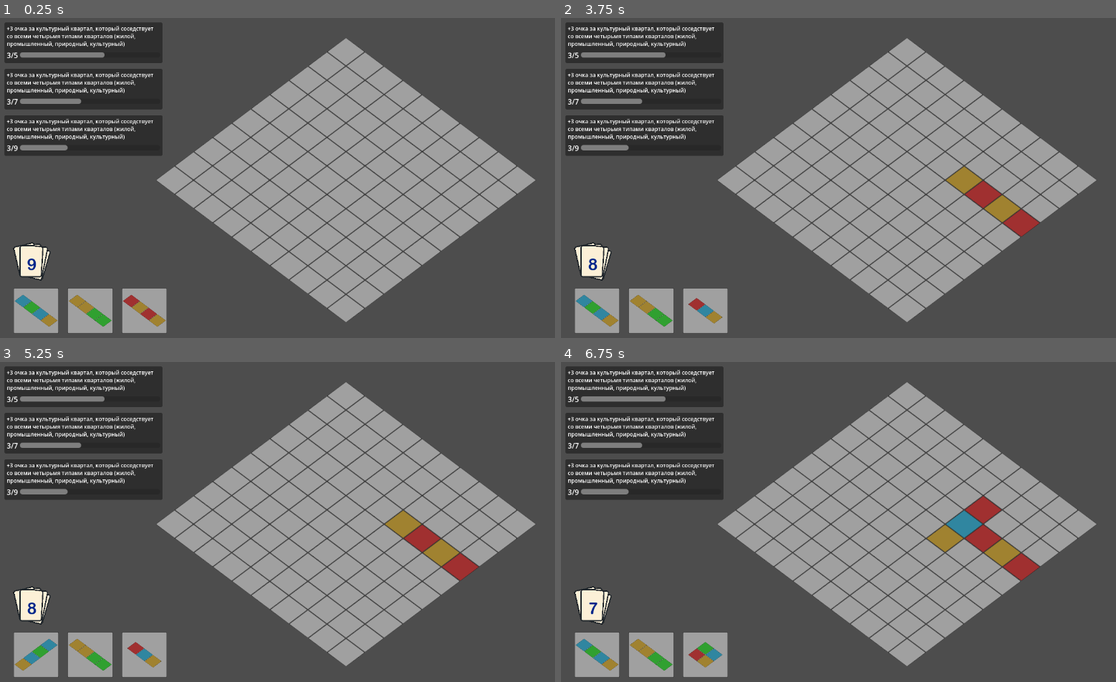
Above: before the commit, frames 1-4 (two rows, left to right).
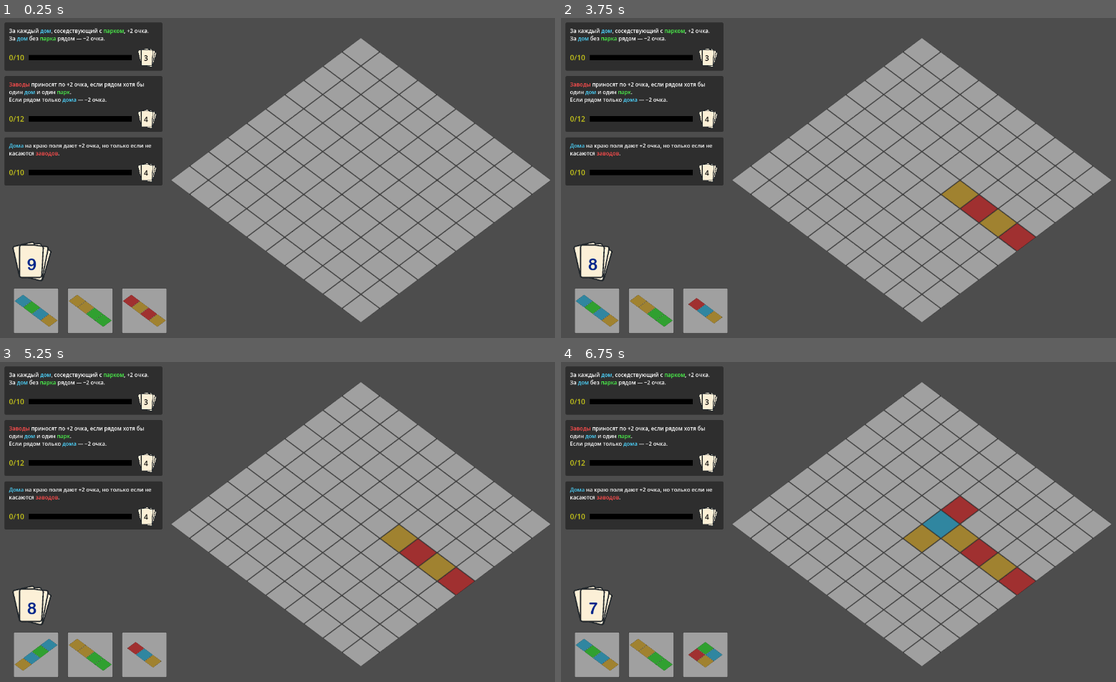
Above: after the commit, the same moments.

Repository: Suruks/Deck-and-Districts-Godot
Game: Godot game, scene res://main.tscn
Two runs of this game, one before a commit and one after it. Both use one fixed random seed, a clock stepped at 60 frames per second and the inputs below.
Inputs (mouse positions are in pixels of both pictures, inside the frame that each line leads up to):
- Up to frame 1 (0.25 s): no input
- Up to frame 2 (3.75 s): tap Enter at 0.5, 2, 3.5 s; move the mouse to (599, 309) at 0.52 s; tap R every 0.75 s from 0.6 to 3.6 s; click (599, 309) at 0.67 s; tap Space at 1.25, 2.75 s; move the mouse to (649, 309) at 1.27 s; click (649, 309) at 1.42 s; move the mouse to (705, 309) at 2.02 s; click (705, 309) at 2.17 s; move the mouse to (816, 245) at 2.77 s; click (816, 245) at 2.92 s; move the mouse to (1021, 229) at 3.52 s; click (1021, 229) at 3.67 s
- Up to frame 3 (5.25 s): tap Space at 4.25 s; move the mouse to (38, 653) at 4.27 s; tap R at 4.35, 5.1 s; click (38, 653) at 4.42 s; move the mouse to (88, 653) at 5.02 s; click (88, 653) at 5.17 s
- Up to frame 4 (6.75 s): move the mouse to (705, 653) at 5.77 s; tap R at 5.85, 6.6 s; click (705, 653) at 5.92 s; move the mouse to (971, 509) at 6.52 s; click (971, 509) at 6.67 s

The runs differ from the first frame. In frame 1, 18% of the frame differs, in the area x 0-100%, y 2-96%; in frame 2, 20%; in frame 3, 20%; in frame 4, 20%.

Commit message:
quest ui changes

Diff:
--- /dev/null
+++ b/QuestDeck.gd
@@ -0,0 +1,68 @@
+class_name QuestDeck
+extends Resource
+
+var quests: Array[Quest] = []
+
+var block_colors = {
+	"residential": Color(0.3, 0.837, 1.0),
+	"industrial": Color(1.0, 0.3, 0.3),
+	"nature": Color(0.3, 1.0, 0.3),
+	"culture": Color(1.0, 0.813, 0.3)
+}
+
+func init_quests():
+	quests.clear()
+
+	# 1 — Город в зелени
+	var q1 = Quest.new()
+	q1.description = "За каждый [color=#4DD5FF]дом[/color], соседствующий с [color=#4DFF4D]парком[/color], +2 очка. За [color=#4DD5FF]дом[/color] без [color=#4DFF4D]парка[/color] рядом — −2 очка."
+	q1.reward_cards = 3
+	q1.target_progress = 10
+	q1.current_progress = 0
+	quests.append(q1)
+
+	# 2 — Баланс индустрии
+	var q2 = Quest.new()
+	q2.description = "[color=#FF4D4D]Заводы[/color] приносят по +2 очка, если рядом хотя бы один [color=#4DD5FF]дом[/color] и один [color=#4DFF4D]парк[/color]. \nЕсли рядом только [color=#4DD5FF]дома[/color] — −2 очка."
+	q2.reward_cards = 4
+	q2.target_progress = 12
+	q2.current_progress = 0
+	quests.append(q2)
+
+	# 3 — Комфортные окраины
+	var q3 = Quest.new()
+	q3.description = "[color=#4DD5FF]Дома[/color] на краю поля дают +2 очка, но только если не касаются [color=#FF4D4D]заводов[/color]."
+	q3.reward_cards = 4
+	q3.target_progress = 10
+	q3.current_progress = 0
+	quests.append(q3)
+
+	# 4 — Сердце культуры
+	var q4 = Quest.new()
+	q4.description = "Получай +3 очка за каждый [color=#FFD04D]культурный[/color] блок, соседствующий со всеми 4-мя видами кварталов."
+	q4.reward_cards = 6
+	q4.target_progress = 15
+	q4.current_progress = 0
+	quests.append(q4)
+
+	# 5 — Пояс жизни
+	var q5 = Quest.new()
+	q5.description = "Получай +4 очка за каждую цепочку из 4 клеток, где чередуются [color=#4DFF4D]природные[/color] и [color=#4DD5FF]жилые[/color] блоки."
+	q5.reward_cards = 3
+	q5.target_progress = 12
+	q5.current_progress = 0
+	quests.append(q5)
+
+	# 6 — Душа города
+	var q6 = Quest.new()
+	q6.description = "Построй цепочку из 8 [color=#FFD04D]культурных[/color] блоков, соединённых по соседству."
+	q6.reward_cards = 6
+	q6.target_progress = 8
+	q6.current_progress = 0
+	quests.append(q6)
+
+
+func draw_quest() -> Quest:
+	if quests.size() == 0:
+		return null
+	return quests.pop_front()
--- a/QuestUI.tscn
+++ b/QuestUI.tscn
@@ -1,46 +1,78 @@
-[gd_scene load_steps=2 format=3 uid="uid://qbh7ksafhqak"]
+[gd_scene load_steps=5 format=3 uid="uid://qbh7ksafhqak"]
 
 [ext_resource type="Script" uid="uid://b2ead104ruhiy" path="res://quest_ui.gd" id="1_vh80s"]
+[ext_resource type="Texture2D" uid="uid://bp5nnu6p6uawh" path="res://deck.png" id="2_582tu"]
 
-[node name="QuestUI" type="Control"]
-layout_mode = 3
-anchors_preset = 0
+[sub_resource type="StyleBoxFlat" id="StyleBoxFlat_vh80s"]
+bg_color = Color(0, 0, 0, 1)
+
+[sub_resource type="StyleBoxFlat" id="StyleBoxFlat_582tu"]
+bg_color = Color(0.7607843, 0.75686276, 0.105882354, 1)
+
+[node name="QuestUI" type="VBoxContainer"]
+custom_minimum_size = Vector2(350, 0)
 script = ExtResource("1_vh80s")
 
 [node name="Panel" type="Panel" parent="."]
-layout_mode = 1
-offset_right = 350.0
-offset_bottom = 60.0
+layout_mode = 2
 
 [node name="MarginContainer" type="MarginContainer" parent="Panel"]
 layout_mode = 1
 offset_right = 350.0
 offset_bottom = 89.0
-theme_override_constants/margin_left = 5
-theme_override_constants/margin_top = 5
-theme_override_constants/margin_right = 5
-theme_override_constants/margin_bottom = 5
+theme_override_constants/margin_left = 10
+theme_override_constants/margin_top = 10
+theme_override_constants/margin_right = 10
+theme_override_constants/margin_bottom = 10
 
 [node name="VBoxContainer" type="VBoxContainer" parent="Panel/MarginContainer"]
 layout_mode = 2
-theme_override_constants/separation = 6
+theme_override_constants/separation = 10
 
 [node name="LabelDescription" type="RichTextLabel" parent="Panel/MarginContainer/VBoxContainer"]
-custom_minimum_size = Vector2(300, 50)
+custom_minimum_size = Vector2(0, 20)
 layout_mode = 2
 size_flags_vertical = 2
+theme_override_font_sizes/normal_font_size = 12
 scroll_active = false
 autowrap_mode = 2
 
 [node name="HBoxContainer" type="HBoxContainer" parent="Panel/MarginContainer/VBoxContainer"]
 layout_mode = 2
+theme_override_constants/separation = 10
+alignment = 1
 
 [node name="LabelProgress" type="Label" parent="Panel/MarginContainer/VBoxContainer/HBoxContainer"]
 layout_mode = 2
+theme_override_colors/font_color = Color(0.7607843, 0.75686276, 0.105882354, 1)
 vertical_alignment = 1
 
 [node name="ProgressBar" type="ProgressBar" parent="Panel/MarginContainer/VBoxContainer/HBoxContainer"]
 custom_minimum_size = Vector2(0, 12)
 layout_mode = 2
 size_flags_vertical = 4
+theme_override_constants/outline_size = 1
+theme_override_styles/background = SubResource("StyleBoxFlat_vh80s")
+theme_override_styles/fill = SubResource("StyleBoxFlat_582tu")
 show_percentage = false
+
+[node name="RewardSprite" type="TextureRect" parent="Panel/MarginContainer/VBoxContainer/HBoxContainer"]
+texture_filter = 2
+layout_mode = 2
+texture = ExtResource("2_582tu")
+expand_mode = 2
+
+[node name="RewardLabel" type="Label" parent="Panel/MarginContainer/VBoxContainer/HBoxContainer/RewardSprite"]
+layout_mode = 1
+anchors_preset = 4
+anchor_top = 0.5
+anchor_bottom = 0.5
+offset_left = 13.0
+offset_top = -11.5
+offset_right = 32.5
+offset_bottom = 11.5
+grow_vertical = 2
+theme_override_colors/font_color = Color(0, 0, 0, 1)
+text = "10"
+horizontal_alignment = 1
+vertical_alignment = 1
--- /dev/null
+++ b/input.gd
@@ -0,0 +1,116 @@
+extends Node
+
+signal card_placed()
+signal card_rotated()
+
+var main_ref: Node = null
+var tile_width := 128
+var tile_height := 96
+var grid_size := 10
+var ghost_tiles := []
+
+# --- Ввод ---
+func _input(event):
+	if main_ref == null:
+		return
+
+	if event is InputEventKey and event.pressed:
+		if event.keycode == Key.KEY_R and main_ref.selected_card:
+			main_ref.selected_card.rotate_90()
+			update_preview()
+			card_rotated.emit()
+
+	elif event is InputEventMouseMotion and main_ref.selected_card:
+		update_preview()
+
+	elif event is InputEventMouseButton and event.pressed:
+		if event.button_index == MouseButton.MOUSE_BUTTON_LEFT and main_ref.selected_card:
+			var cell = get_hovered_cell()
+			if cell != null:
+				place_card_on_grid(cell)
+
+# --- Размещение карты ---
+func place_card_on_grid(cell_coords: Vector2):
+	var selected_card = main_ref.selected_card
+	if selected_card == null:
+		return
+
+	# Проверка, помещается ли карта в сетку
+	for i in range(selected_card.blocks.size()):
+		var bpos = selected_card.blocks[i] + cell_coords
+		if bpos.x < 0 or bpos.y < 0 or bpos.x >= grid_size or bpos.y >= grid_size:
+			print("❌ Не хватает места для размещения карты")
+			return
+
+	# Размещение блоков
+	for i in range(selected_card.blocks.size()):
+		var bpos = selected_card.blocks[i] + cell_coords
+		main_ref.grid[bpos.y][bpos.x] = selected_card.block_types[i]
+		main_ref.update_tile_visual(bpos.x, bpos.y)
+
+	# Удаляем карту из руки
+	main_ref.hand_script.remove_selected_card()
+
+	# Берём новую карту из колоды
+	var new_card = main_ref.deck.draw_card()
+	if new_card != null:
+		main_ref.hand_script.add_card(new_card)
+
+	# Обновляем лейбл
+	main_ref.deck_label.text = str(main_ref.deck.cards.size())
+
+	# Очистка состояния
+	main_ref.selected_card = null
+	main_ref.selected_card_index = -1
+	clear_preview()
+	card_placed.emit()
+
+# --- Предпросмотр ---
+func update_preview():
+	var cell = get_hovered_cell()
+	if cell != null:
+		show_preview(cell)
+	else:
+		clear_preview()
+
+func show_preview(cell_coords: Vector2):
+	clear_preview()
+	if main_ref.selected_card == null:
+		return
+
+	for i in range(main_ref.selected_card.blocks.size()):
+		var bpos = main_ref.selected_card.blocks[i] + cell_coords
+		if bpos.x < 0 or bpos.y < 0 or bpos.x >= grid_size or bpos.y >= grid_size:
+			continue
+		var ghost = Sprite2D.new()
+		ghost.texture = main_ref.tile_texture
+		ghost.centered = true
+		ghost.position = grid_to_screen(bpos.x, bpos.y)
+		ghost.modulate = main_ref.block_colors.get(main_ref.selected_card.block_types[i], Color.WHITE)
+		ghost.modulate.a = 1.0
+		main_ref.add_child(ghost)
+		ghost_tiles.append(ghost)
+
+func clear_preview():
+	for g in ghost_tiles:
+		g.queue_free()
+	ghost_tiles.clear()
+
+# --- Наведение ---
+func get_hovered_cell():
+	var mouse_pos = main_ref.get_viewport().get_camera_2d().get_global_mouse_position()
+	for y in range(grid_size):
+		for x in range(grid_size):
+			if point_in_rhomb(mouse_pos, main_ref.grid_nodes[y][x].position):
+				return Vector2(x, y)
+	return null
+
+func point_in_rhomb(point: Vector2, center: Vector2) -> bool:
+	var local = point - center
+	var dx = abs(local.x) / (tile_width / 2)
+	var dy = abs(local.y) / (tile_height / 2)
+	return dx + dy <= 1
+
+# --- Преобразование координат ---
+func grid_to_screen(x, y):
+	return Vector2((x - y) * tile_width / 2, (x + y) * tile_height / 2)
--- a/main.gd
+++ b/main.gd
@@ -2,6 +2,7 @@
 
 @onready var hand_script: Hand = $CanvasLayer/HandContainer as Hand
 @onready var deck: Deck = Deck.new()
+@onready var quest_deck: QuestDeck = QuestDeck.new()
 
 # --- Параметры сетки ---
 var grid_size = 10
@@ -52,19 +53,19 @@
 	cam.zoom = Vector2(0.66, 0.66)
 	add_child(cam)
 	cam.make_current()
-	cam.position = grid_to_screen(grid_size/2 - 0.5, grid_size/2 - 0.5) + Vector2(-200, 0)
+	cam.position = grid_to_screen(grid_size/2 - 0.5, grid_size/2 - 0.5) + Vector2(-250, 0)
 
 	# --- Генерация руки ---
 	setup_hand()
 
 	setup_quests()
 
-		# --- Спрайт колоды ---
+	# --- Спрайт колоды ---
 	deck_sprite = Sprite2D.new()
 	deck_sprite.texture = preload("res://deck.png")
 	$CanvasLayer.add_child(deck_sprite)
 	deck_sprite.position = Vector2(70, get_viewport_rect().size.y - 180) # над рукой
-	deck_sprite.scale = Vector2(0.12, 0.12)
+	deck_sprite.scale = Vector2(0.5, 0.5)
 
 	# --- Лейбл с количеством карт ---
 	deck_label = Label.new()
@@ -79,23 +80,40 @@
 	deck_label.position = Vector2(60, get_viewport_rect().size.y - 195)
 	deck_label.modulate = Color(0.0, 0.145, 0.541, 1.0)
 
+	var input_node = preload("res://input.gd").new()
+	add_child(input_node)
+	input_node.main_ref = self
+	input_node.grid_size = grid_size
+	input_node.tile_width = tile_width
+	input_node.tile_height = tile_height
+
+	# Квесты
+	quest_deck.init_quests()
+	setup_quests()
+
+
 @onready var active_quests_container: VBoxContainer = $CanvasLayer/MarginContainer/ActiveQuests
 @export var quest_ui_scene: PackedScene = preload("res://QuestUI.tscn")
 
 var active_quests: Array = []
 
+func _on_card_rotate_requested():
+	if selected_card:
+		selected_card.rotate_90()
+		self.input_node.update_preview()
+
 func create_quest_ui(quest: Quest) -> Control:
-	var panel_instance = quest_ui_scene.instantiate()  # QuestUI с Panel внутри
-	var label = panel_instance.get_node("Panel/VBoxContainer/LabelDescription")
+	var panel_instance = quest_ui_scene.instantiate()
+	var label: RichTextLabel = panel_instance.get_node("Panel/VBoxContainer/LabelDescription")
 
-	label.text = quest.description
+	label.bbcode_enabled = true
+	label.bbcode_text = quest.description
 	label.autowrap_mode = TextServer.AUTOWRAP_WORD
-	label.add_theme_font_size_override("font_size", 14)
+	label.fit_content = true
 
-	# Принудительно обновляем Layout, чтобы Label посчитал размер
-	panel_instance.call_deferred("_update_size")  # реализуем внутри QuestUI
+	panel_instance.call_deferred("_update_size")
+	return panel_instance
 
-	return panel_instance
 
 
 func setup_quests():
@@ -103,18 +121,18 @@
 	for child in active_quests_container.get_children():
 		child.queue_free()
 
+	# Берём 3 квеста из колоды
 	for i in range(3):
-		var q = Quest.new()
-		q.description = "[font_size=12]+3 очка за культурный квартал, который соседствует со всеми четырьмя типами кварталов (жилой, промышленный, природный, культурный)[/font_size]"
-		q.reward_cards = 1 + i
-		q.current_progress = 3
-		q.target_progress = 5 + i * 2
+		var q = quest_deck.draw_quest()
+		if q == null:
+			break
 		active_quests.append(q)
 
 		var ui = quest_ui_scene.instantiate()
 		ui.quest = q
 		active_quests_container.add_child(ui)
-		ui.call_deferred("update_ui")  # вместо await
+		ui.call_deferred("update_ui")
+
 
 # --- Генерация руки ---
 func setup_hand():
@@ -139,7 +157,7 @@
 
 
 # --- Выбор карты ---
-func _on_card_selected(card_index):
+func _on_card_selected(selected_card_index):
 	selected_card = hand_script.selected_card
 	selected_card_index = hand_script.selected_card_index
 	print("Выбрана карта с формой:", selected_card.blocks)
@@ -156,100 +174,3 @@
 	cell.modulate = Color(1,1,1)
 	if grid[y][x] != null:
 		cell.modulate = block_colors.get(grid[y][x], Color.WHITE)
-
-
-# --- Размещение карты ---
-func place_card_on_grid(cell_coords: Vector2):
-	if selected_card == null:
-		return
-
-	for i in range(selected_card.blocks.size()):
-		var bpos = selected_card.blocks[i] + cell_coords
-		if bpos.x < 0 or bpos.y < 0 or bpos.x >= grid_size or bpos.y >= grid_size:
-			print("Не хватает места")
-			return
-
-	for i in range(selected_card.blocks.size()):
-		var bpos = selected_card.blocks[i] + cell_coords
-		grid[bpos.y][bpos.x] = selected_card.block_types[i]
-		update_tile_visual(bpos.x, bpos.y)
-
-		# Удаляем карту из руки
-	hand_script.remove_selected_card()
-
-	# Берём новую карту из колоды
-	var new_card = deck.draw_card()
-	if new_card != null:
-		hand_script.add_card(new_card)
-
-	# Обновляем лейбл
-	deck_label.text = str(deck.cards.size())
-
-	selected_card = null
-	selected_card_index = -1
-	clear_preview()
-
-
-# --- Предпросмотр ---
-func show_preview(cell_coords: Vector2):
-	clear_preview()
-	if selected_card == null:
-		return
-
-	for i in range(selected_card.blocks.size()):
-		var bpos = selected_card.blocks[i] + cell_coords
-		if bpos.x < 0 or bpos.y < 0 or bpos.x >= grid_size or bpos.y >= grid_size:
-			continue
-		var ghost = Sprite2D.new()
-		ghost.texture = tile_texture
-		ghost.centered = true
-		ghost.position = grid_to_screen(bpos.x, bpos.y)
-		ghost.modulate = block_colors.get(selected_card.block_types[i], Color.WHITE)
-		ghost.modulate.a = 1.0
-		add_child(ghost)
-		ghost_tiles.append(ghost)
-
-func clear_preview():
-	for g in ghost_tiles:
-		g.queue_free()
-	ghost_tiles.clear()
-
-
-# --- Ввод ---
-func _input(event):
-	if event is InputEventKey and event.pressed:
-		if event.keycode == Key.KEY_R and selected_card:
-			selected_card.rotate_90()
-			update_preview()
-
-	if event is InputEventMouseMotion and selected_card:
-		update_preview()
-
-	if event is InputEventMouseButton and event.pressed:
-		if event.button_index == MouseButton.MOUSE_BUTTON_LEFT and selected_card:
-			var cell = get_hovered_cell()
-			if cell != null:
-				place_card_on_grid(cell)
-
-
-# --- Подсобные ---
-func get_hovered_cell():
-	var mouse_pos = get_global_mouse_position()
-	for y in range(grid_size):
-		for x in range(grid_size):
-			if point_in_rhomb(mouse_pos, grid_nodes[y][x].position):
-				return Vector2(x, y)
-	return null
-
-func update_preview():
-	var cell = get_hovered_cell()
-	if cell != null:
-		show_preview(cell)
-	else:
-		clear_preview()
-
-func point_in_rhomb(point: Vector2, center: Vector2) -> bool:
-	var local = point - center
-	var dx = abs(local.x) / (tile_width / 2)
-	var dy = abs(local.y) / (tile_height / 2)
-	return dx + dy <= 1
--- a/quest_ui.gd
+++ b/quest_ui.gd
@@ -1,4 +1,4 @@
-extends Control
+extends VBoxContainer
 
 @export var quest: Quest
 
@@ -8,30 +8,43 @@
 @onready var hbox : HBoxContainer = $Panel/MarginContainer/VBoxContainer/HBoxContainer
 @onready var progress_bar : ProgressBar = $Panel/MarginContainer/VBoxContainer/HBoxContainer/ProgressBar
 @onready var label_progress : Label = $Panel/MarginContainer/VBoxContainer/HBoxContainer/LabelProgress
+@onready var reward_icon := $Panel/MarginContainer/VBoxContainer/HBoxContainer/RewardSprite
+@onready var reward_label := $Panel/MarginContainer/VBoxContainer/HBoxContainer/RewardSprite/RewardLabel
 
-const EXTRA_PADDING := 16
+const EXTRA_PADDING := 15
 
 func _ready():
 	# убедимся, что автоперенос включён (если нужен)
 	label_desc.autowrap_mode = TextServer.AUTOWRAP_WORD
 	label_desc.size_flags_vertical = Control.SIZE_SHRINK_CENTER
 	progress_bar.size_flags_horizontal = Control.SIZE_EXPAND_FILL
-
 	label_desc.size_flags_horizontal = Control.SIZE_EXPAND_FILL
-	# Автоматическое растяжение по тексту
-	await get_tree().process_frame
-	var text_height = label_desc.get_content_height()
-	custom_minimum_size.y = text_height +40
-
+	reward_icon.custom_minimum_size = Vector2(48, 48)
 
 	if quest:
 		update_ui()
 
 func _update_size():
-	var label_height = label_desc.get_content_height()
-	var hbox_height = hbox.get_combined_minimum_size().y
-	panel.custom_minimum_size.y = label_height + hbox_height + EXTRA_PADDING
+	# Убедимся, что текст уже разложен по строкам
+	await get_tree().process_frame
+	# Получаем реальную высоту текста
+	var text_height = label_desc.get_content_height()
+	# Присваиваем высоту самому RichTextLabel
+	label_desc.custom_minimum_size.y = text_height
+	# Теперь получаем общую высоту VBox
+	var total_height = vbox.get_combined_minimum_size().y + EXTRA_PADDING
+	# Применяем к панели
+	panel.custom_minimum_size.y = total_height
 
+	# Обновляем layout
+	vbox.queue_sort()
+	panel.queue_redraw()
+
+	print("panel size:", panel.size)
+	print("panel custom_minimum_size:", panel.custom_minimum_size)
+	print("panel minimum_size:", panel.get_minimum_size())
+	print("self custom_minimum_size:", custom_minimum_size)
+	print("vbox.get_combined_minimum_size:", vbox.get_combined_minimum_size())
 
 func update_ui():
 	if not quest:
@@ -49,6 +62,8 @@
 	progress_bar.value = quest.current_progress
 	label_progress.text = str(quest.current_progress) + "/" + str(quest.target_progress)
 
+	reward_label.text = str(quest.reward_cards)
+
 	hbox.size_flags_horizontal = Control.SIZE_EXPAND_FILL
 	hbox.size_flags_vertical = Control.SIZE_SHRINK_CENTER
 
Not shown, added: QuestDeck.gd.uid
Binary file added: card_icon.png
Not shown, added: card_icon.png.import
Binary file changed: deck.png
Not shown, added: input.gd.uid
